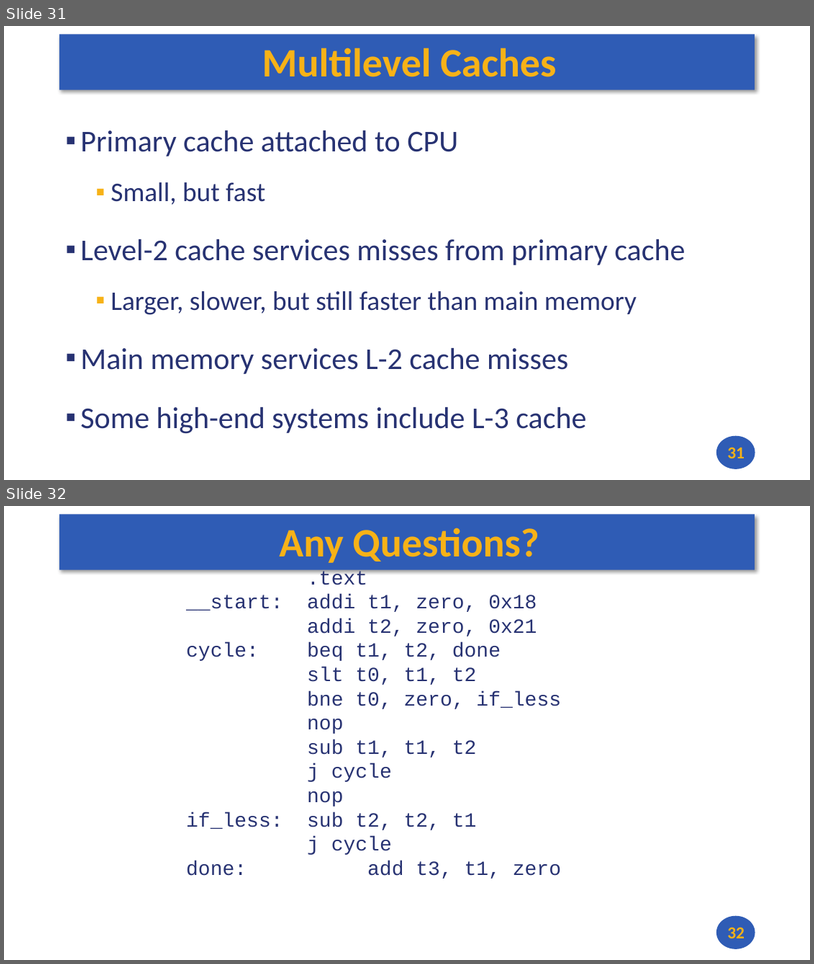
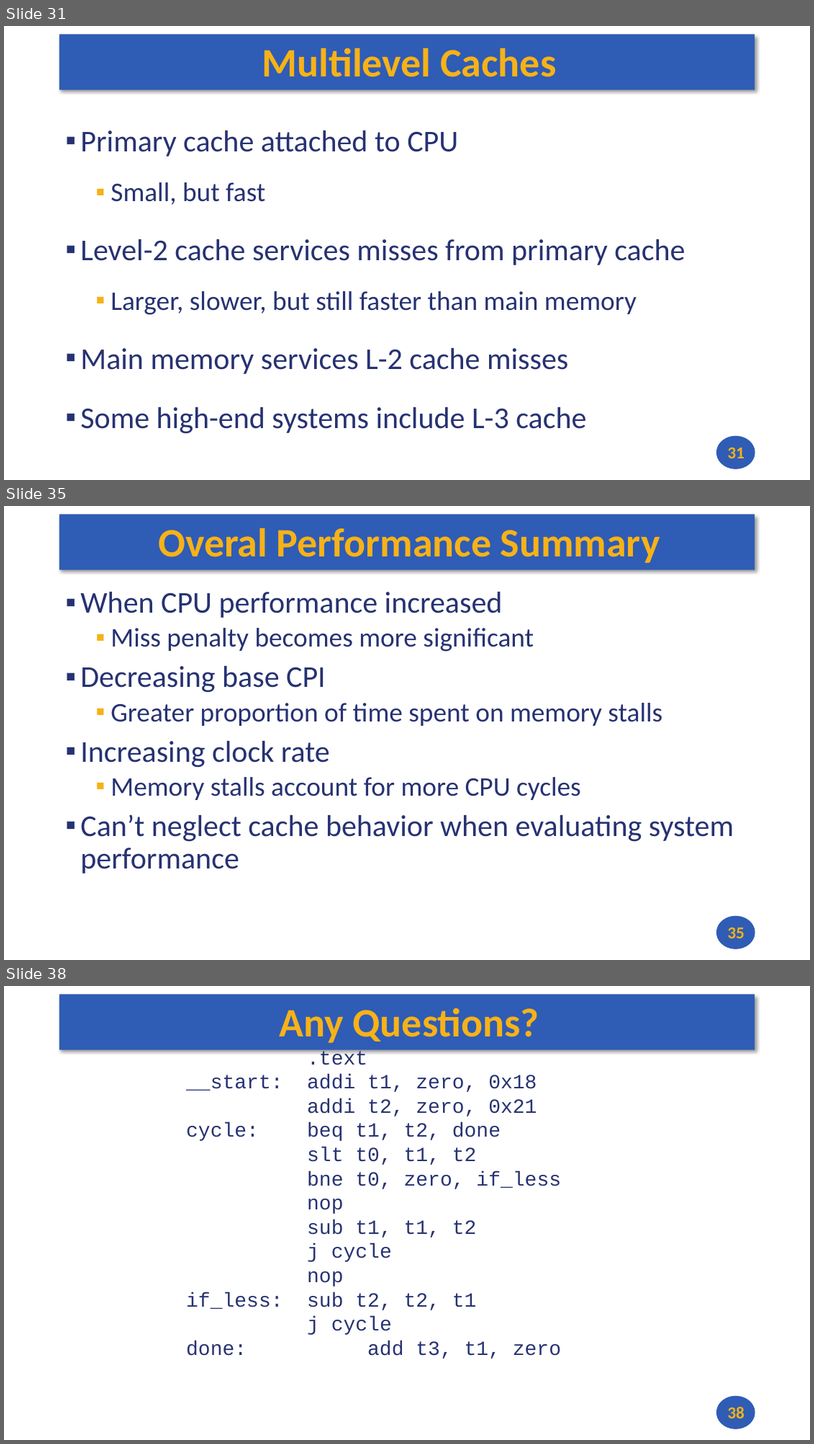
Before and after one commit to andrewt0301/hse-acos-course, a slide deck: docs/part1ca/11_Caches/CA_Lecture_11.pptx. Shown one above the other, each under a label of ours: slides 31 and 32 before the commit, slides 31, 35 and 38 after it; the slides between them are not shown. The pictures are 814x964 and 814x1444 pixels, drawn with LibreOffice and Linux fonts; fonts in the diff are those of the drawing. Boxes give left, top, right and bottom in pixels: in the first picture for what was removed or moved away, otherwise in the second. Text is boxed around its words. In the diff, an @@ line names an element or a change of style, - is before the commit and + after.

```diff
--- a/docs/part1ca/11_Caches/CA_Lecture_11.pptx
+++ b/docs/part1ca/11_Caches/CA_Lecture_11.pptx
@@ slide 35 added at <box>4,506,810,960</box>, background #FFFFFF; not listed: 2 template elements that a slide beside it also shows @@
@@ title added at <box>158,528,661,563</box>, 48 pt, text #F7B217, bold @@
+Overal Performance Summary
@@ text added at <box>80,592,734,873</box>, 36 pt, text #273272 @@
+▪ When CPU performance increased
+  ▪ Miss penalty becomes more significant
+▪ Decreasing base CPI
+  ▪ Greater proportion of time spent on memory stalls
+▪ Increasing clock rate
+  ▪ Memory stalls account for more CPU cycles
+▪ Can’t neglect cache behavior when evaluating system performance
@@ page number added at <box>728,926,745,938</box>, 20 pt, text #F7B217, bold @@
+35
@@ what was slide 32 is now slide 38 @@
@@ page number at <box>728,1406,745,1418</box>: text changed @@
-32
+38
```
Also in this commit, not shown: 5 other slides added, 2 other files.
